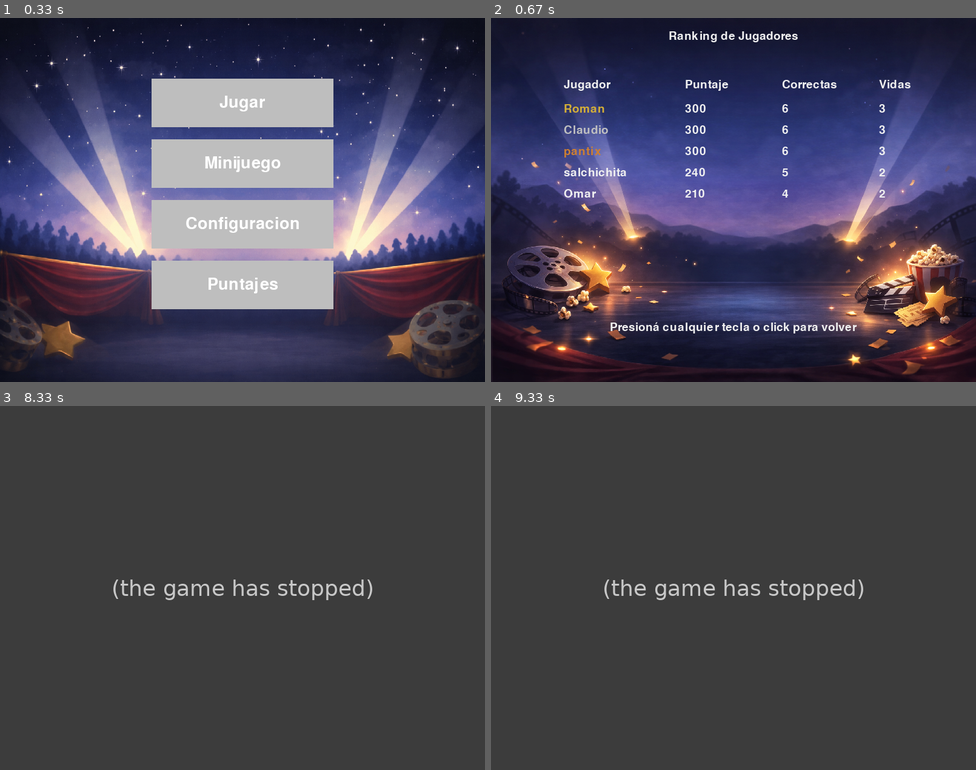
Above: before the commit, frames 1-4 (two rows, left to right).
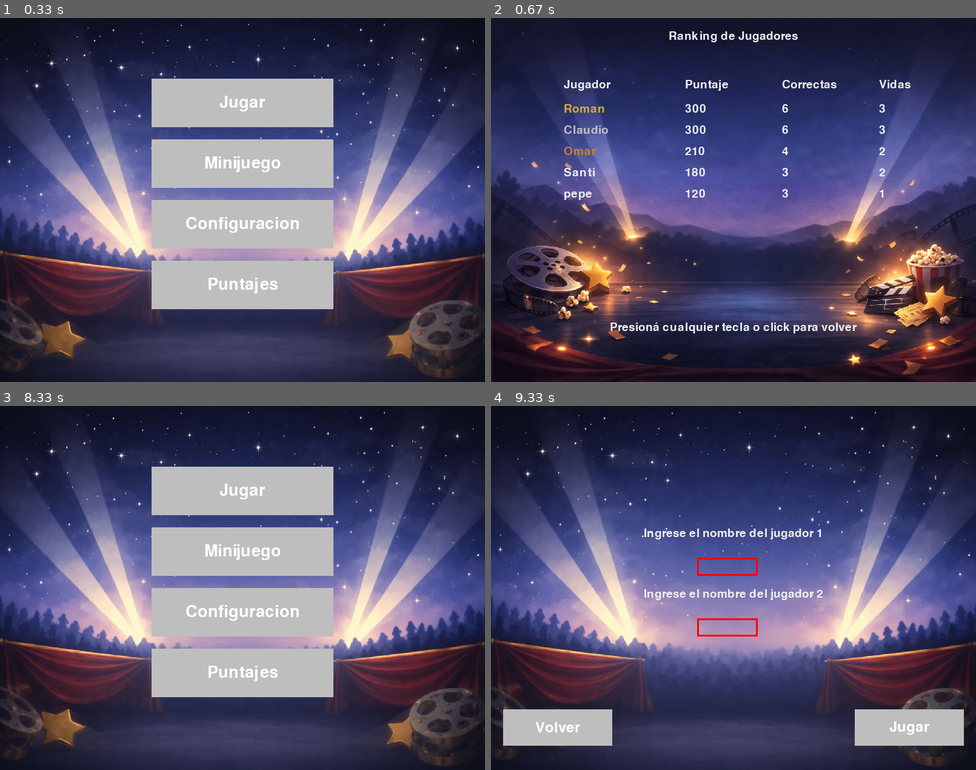
Above: after the commit, the same moments.

Repository: SantiagoFolatti/Santiago_Folatti_FINAL
Game: pygame game, started from pantalla_main.py
The game is run twice, just before and just after one commit, with the same random seed, the same clock (stepped at 60 frames per second) and the same inputs.
Inputs (mouse positions are in pixels of both pictures, inside the frame that each line leads up to):
- Up to frame 1 (0.33 s): no input
- Up to frame 2 (0.67 s): click (733, 283) at 0.38 s
- Up to frame 3 (8.33 s): click (242, 609) at 0.72 s; click (242, 613) at 1.05 s; click (421, 715) at 1.38 s; click (242, 551) at 1.72 s; click (218, 682) at 2.05 s; click (227, 526) at 2.38 s; click (174, 511) at 2.72 s; click (368, 555) at 3.05 s; click (87, 624) at 3.38 s; click (344, 522) at 3.72 s; click (261, 573) at 4.55 s; click (169, 693) at 5.38 s; click (392, 675) at 7.22 s; click (329, 708) at 7.55 s; click (213, 478) at 7.88 s; click (67, 726) at 8.22 s
- Up to frame 4 (9.33 s): click (752, 686) at 8.55 s; click (888, 507) at 8.88 s; click (757, 486) at 9.22 s

Frame 1 is identical in both runs. In frame 2, 0.6% of the frame differs, in the area x 15-82%, y 35-50%; in frame 3, 88%; in frame 4, 90%, in the area x 0-100%, y 0-100%.
Error before the commit: ValueError: too many values to unpack (expected 2) (pantalla_main.py line 25); the game stopped at 8.22 s (later frames are placeholders)

Commit message:
corrigiendo

Diff:
--- a/estadisticas.csv
+++ b/estadisticas.csv
@@ -4,9 +4,3 @@
 Omar,210,6,83.33,35.00,2,4,14.27,2.38
 pepe,120,3,100.00,40.00,1,3,3.68,1.23
 raul,0,1,0.00,0.00,0,0,1.55,1.55
-pantix,30,2,33.33,15.00,0,1,9.60,4.80
-salchichita,120,3,100.00,40.00,1,3,15.11,5.04
-pantix,300,6,100.00,50.00,3,6,11.63,1.94
-salchichita,240,6,83.33,40.00,2,5,35.52,5.92
-ggrg,-120,3,0.00,-40.00,0,0,1.16,0.39
-grgrg,0,5,28.57,0.00,0,2,0.22,0.04
--- a/pantalla_input.py
+++ b/pantalla_input.py
@@ -65,14 +65,14 @@
         dibujar_pantalla_input(VENTANA,FONDO,FUENTE,inputs,botones)
         for evento in pygame.event.get():
             if evento.type == pygame.QUIT:
-                return "salir",None,None
+                return "salir",[None,None]
 
             if evento.type == pygame.MOUSEBUTTONDOWN:
                 for input in inputs:
                     input["Activo"] = input["Rectangulo"].collidepoint(evento.pos)
 
                 if botones["volver"]["Rectangulo"].collidepoint(evento.pos):
-                    return "menu",None,None
+                    return "menu",[None,None]
 
                 if botones["jugar"]["Rectangulo"].collidepoint(evento.pos):
                     if input1["Texto"].strip() != "" and input2["Texto"].strip() != "":
